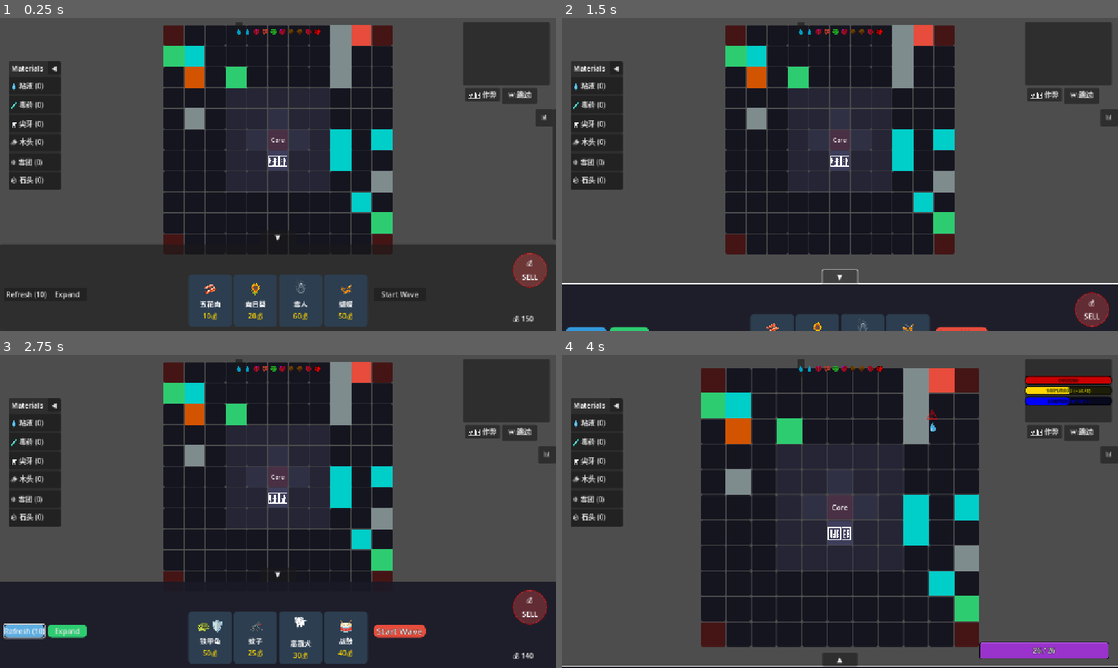
Above: before the commit, frames 1-4 (two rows, left to right).
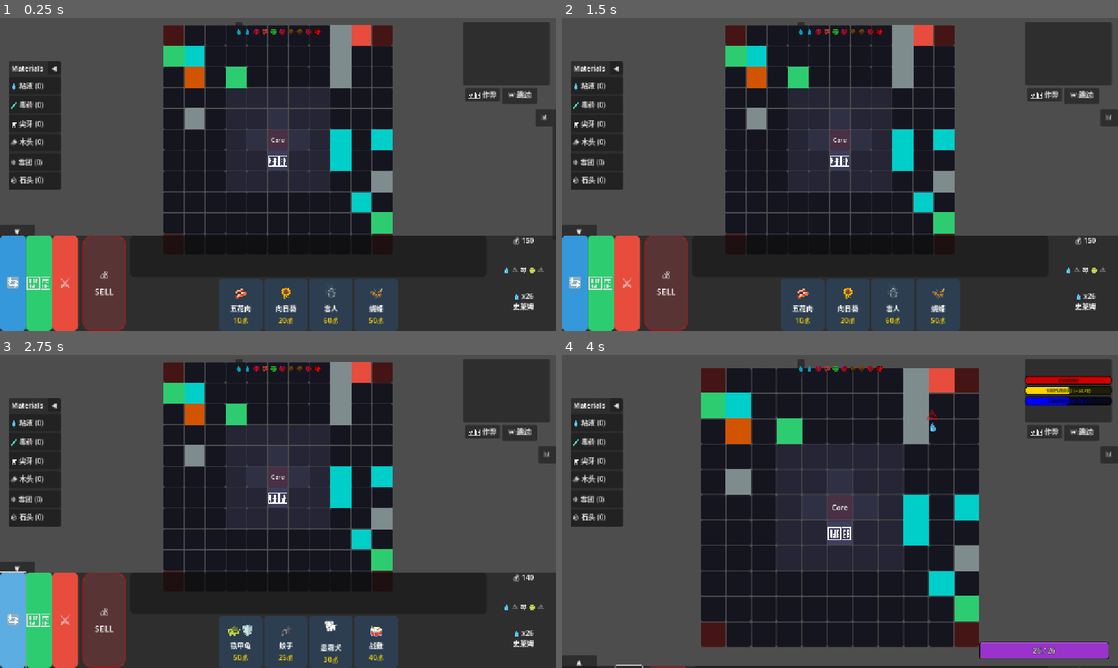
Above: after the commit, the same moments.

Repository: seekerzz/tower-html
Game: Godot game, scene res://src/Scenes/Game/MainGame.tscn
The game is run twice, just before and just after one commit, with the same random seed, the same clock (stepped at 60 frames per second) and the same inputs. The project has no main scene, so this scene is started directly.
Inputs:
- Up to frame 1 (0.25 s): no input
- Up to frame 2 (1.5 s): click "▼" at 0.5 s; click "▲" (after the commit: "▼") at 1.25 s
- Up to frame 3 (2.75 s): click "Refresh (10)" (after the commit: "🔄") at 2 s
- Up to frame 4 (4 s): click "Expand" (after the commit: "🏗️") at 2.75 s; click "Start Wave" (after the commit: "⚔️") at 3.5 s

The runs differ from the first frame. In frame 1, 12% of the frame differs, in the area x 0-100%, y 66-100%; in frame 2, 21%; in frame 3, 13%; in frame 4, 0.7%.

Commit message:
Refactor Shop UI to vertical columns layout with emoji buttons and wave details

Diff:
--- a/src/Scenes/UI/Shop.tscn
+++ b/src/Scenes/UI/Shop.tscn
@@ -1,7 +1,8 @@
-[gd_scene load_steps=2 format=3 uid="uid://shop123"]
+[gd_scene load_steps=4 format=3 uid="uid://shop123"]
 
 [ext_resource type="Script" path="res://src/Scripts/UI/Shop.gd" id="1_shop"]
 [ext_resource type="PackedScene" uid="uid://benchui00001" path="res://src/Scenes/UI/Bench.tscn" id="2_bench"]
+[ext_resource type="Script" path="res://src/Scripts/UI/SellZone.gd" id="3_sell"]
 
 [node name="Shop" type="Control"]
 layout_mode = 3
@@ -9,7 +10,7 @@
 anchor_top = 1.0
 anchor_right = 1.0
 anchor_bottom = 1.0
-offset_top = -200.0
+offset_top = -220.0
 grow_horizontal = 2
 grow_vertical = 0
 script = ExtResource("1_shop")
@@ -22,78 +23,93 @@
 grow_horizontal = 2
 grow_vertical = 2
 
-[node name="BenchContainer" type="HBoxContainer" parent="Panel"]
+[node name="ToggleHandle" type="Button" parent="Panel"]
+layout_mode = 0
+offset_top = -24.0
+offset_right = 80.0
+text = "▼"
+
+[node name="MainLayout" type="HBoxContainer" parent="Panel"]
 layout_mode = 1
-anchors_preset = 5
-anchor_left = 0.5
-anchor_right = 0.5
-offset_left = -175.0
-offset_top = 10.0
-offset_right = 175.0
-offset_bottom = 70.0
+anchors_preset = 15
+anchor_right = 1.0
+anchor_bottom = 1.0
 grow_horizontal = 2
+grow_vertical = 2
 theme_override_constants/separation = 10
+
+[node name="LeftButtons" type="HBoxContainer" parent="Panel/MainLayout"]
+layout_mode = 2
+theme_override_constants/separation = 0
+
+[node name="RefreshButton" type="Button" parent="Panel/MainLayout/LeftButtons"]
+custom_minimum_size = Vector2(60, 0)
+layout_mode = 2
+size_flags_vertical = 3
+text = "🔄"
+
+[node name="ExpandButton" type="Button" parent="Panel/MainLayout/LeftButtons"]
+custom_minimum_size = Vector2(60, 0)
+layout_mode = 2
+size_flags_vertical = 3
+text = "🏗️"
+
+[node name="StartWaveButton" type="Button" parent="Panel/MainLayout/LeftButtons"]
+custom_minimum_size = Vector2(60, 0)
+layout_mode = 2
+size_flags_vertical = 3
+text = "⚔️"
+
+[node name="SellZone" type="PanelContainer" parent="Panel/MainLayout"]
+custom_minimum_size = Vector2(100, 0)
+layout_mode = 2
+size_flags_vertical = 3
+script = ExtResource("3_sell")
+
+[node name="CoreArea" type="VBoxContainer" parent="Panel/MainLayout"]
+layout_mode = 2
+size_flags_horizontal = 3
+
+[node name="BenchPanel" type="PanelContainer" parent="Panel/MainLayout/CoreArea"]
+layout_mode = 2
+size_flags_vertical = 3
+
+[node name="BenchContainer" type="HBoxContainer" parent="Panel/MainLayout/CoreArea/BenchPanel"]
+layout_mode = 2
+size_flags_vertical = 3
 alignment = 1
 
-[node name="Bench" parent="Panel/BenchContainer" instance=ExtResource("2_bench")]
+[node name="Bench" parent="Panel/MainLayout/CoreArea/BenchPanel/BenchContainer" instance=ExtResource("2_bench")]
 layout_mode = 2
-custom_minimum_size = Vector2(340, 60)
 
-[node name="HBoxContainer" type="HBoxContainer" parent="Panel"]
-layout_mode = 1
-anchors_preset = 8
-anchor_left = 0.5
-anchor_top = 0.5
-anchor_right = 0.5
-anchor_bottom = 0.5
-offset_left = -200.0
-offset_top = -20.0
-offset_right = 200.0
-offset_bottom = 80.0
-grow_horizontal = 2
-grow_vertical = 2
+[node name="ShopContainer" type="HBoxContainer" parent="Panel/MainLayout/CoreArea"]
+layout_mode = 2
+size_flags_vertical = 3
 alignment = 1
 
-[node name="GoldLabel" type="Label" parent="Panel"]
-layout_mode = 1
-anchors_preset = 3
-anchor_left = 1.0
-anchor_top = 1.0
-anchor_right = 1.0
-anchor_bottom = 1.0
-offset_left = -100.0
-offset_top = -40.0
-grow_horizontal = 0
-grow_vertical = 0
+[node name="WaveInfo" type="VBoxContainer" parent="Panel/MainLayout"]
+custom_minimum_size = Vector2(150, 0)
+layout_mode = 2
+
+[node name="GoldLabel" type="Label" parent="Panel/MainLayout/WaveInfo"]
+layout_mode = 2
 text = "💰 150"
+horizontal_alignment = 1
 
-[node name="StartWaveButton" type="Button" parent="Panel"]
-layout_mode = 1
-anchors_preset = 5
-anchor_left = 0.5
-anchor_right = 0.5
-offset_left = 220.0
-offset_top = 100.0
-offset_right = 340.0
-offset_bottom = 130.0
-grow_horizontal = 2
-text = "Start Wave"
+[node name="TimelineLabel" type="Label" parent="Panel/MainLayout/WaveInfo"]
+layout_mode = 2
+size_flags_vertical = 3
+text = "Wave Info"
+horizontal_alignment = 1
+vertical_alignment = 1
 
-[node name="RefreshButton" type="Button" parent="Panel"]
-layout_mode = 0
-offset_left = 10.0
-offset_top = 100.0
-offset_right = 100.0
-offset_bottom = 130.0
-text = "Refresh (10)"
+[node name="DetailsLabel" type="RichTextLabel" parent="Panel/MainLayout/WaveInfo"]
+layout_mode = 2
+size_flags_vertical = 3
+bbcode_enabled = true
+text = "[center]Details[/center]"
 
-[node name="ExpandButton" type="Button" parent="Panel"]
-layout_mode = 0
-offset_left = 110.0
-offset_top = 100.0
-offset_right = 200.0
-offset_bottom = 130.0
-text = "Expand"
-
-[connection signal="pressed" from="Panel/StartWaveButton" to="." method="_on_start_wave_button_pressed"]
-[connection signal="pressed" from="Panel/RefreshButton" to="." method="_on_refresh_button_pressed"]
+[connection signal="pressed" from="Panel/ToggleHandle" to="." method="_on_toggle_handle_pressed"]
+[connection signal="pressed" from="Panel/MainLayout/LeftButtons/RefreshButton" to="." method="_on_refresh_button_pressed"]
+[connection signal="pressed" from="Panel/MainLayout/LeftButtons/ExpandButton" to="." method="_on_expand_button_pressed"]
+[connection signal="pressed" from="Panel/MainLayout/LeftButtons/StartWaveButton" to="." method="_on_start_wave_button_pressed"]
--- a/src/Scripts/CombatManager.gd
+++ b/src/Scripts/CombatManager.gd
@@ -32,6 +32,14 @@
 	# Logic from ref.html: const idx = Math.min(types.length - 1, Math.floor((n-1)/2));
 	var idx = min(types.size() - 1, floor((n - 1) / 2.0))
 	return types[int(idx) % types.size()]
+
+func get_wave_preview(wave_num: int) -> Dictionary:
+	var type = get_wave_type(wave_num)
+	var count = 20 + floor(wave_num * 6)
+	return {
+		"type": type,
+		"count": count
+	}
 
 func start_wave_logic():
 	var wave = GameManager.wave
--- a/src/Scripts/UI/Shop.gd
+++ b/src/Scripts/UI/Shop.gd
@@ -5,13 +5,17 @@
 var shop_locked: Array = [false, false, false, false]
 const SHOP_SIZE = 4
 
-@onready var shop_container = $Panel/HBoxContainer
-@onready var gold_label = $Panel/GoldLabel
-@onready var refresh_btn = $Panel/RefreshButton
-@onready var expand_btn = $Panel/ExpandButton
-@onready var start_wave_btn = $Panel/StartWaveButton
-
-var sell_zone = null
+@onready var shop_container = $Panel/MainLayout/CoreArea/ShopContainer
+@onready var bench_panel = $Panel/MainLayout/CoreArea/BenchPanel
+@onready var gold_label = $Panel/MainLayout/WaveInfo/GoldLabel
+@onready var refresh_btn = $Panel/MainLayout/LeftButtons/RefreshButton
+@onready var expand_btn = $Panel/MainLayout/LeftButtons/ExpandButton
+@onready var start_wave_btn = $Panel/MainLayout/LeftButtons/StartWaveButton
+@onready var timeline_label = $Panel/MainLayout/WaveInfo/TimelineLabel
+@onready var details_label = $Panel/MainLayout/WaveInfo/DetailsLabel
+@onready var sell_zone = $Panel/MainLayout/SellZone
+@onready var toggle_handle = $Panel/ToggleHandle
+
 var is_collapsed: bool = false
 var panel_initial_y: float = 0.0
 
@@ -23,26 +27,42 @@
 	GameManager.wave_ended.connect(on_wave_ended)
 	if GameManager.has_signal("wave_reset"):
 		GameManager.wave_reset.connect(on_wave_reset)
+
 	refresh_shop(true)
 	update_ui()
 
-	expand_btn.pressed.connect(_on_expand_button_pressed)
-
-	_create_sell_zone()
-	call_deferred("_setup_collapse_handle")
-
-func _setup_collapse_handle():
 	panel_initial_y = $Panel.position.y
-
-	var handle = Button.new()
-	handle.name = "ToggleHandle"
-	handle.text = "▼"
-	handle.size = Vector2(80, 24)
-	$Panel.add_child(handle)
-
-	# Position at top center, sticking out
-	handle.position = Vector2(($Panel.size.x - handle.size.x) / 2, -handle.size.y)
-	handle.pressed.connect(_on_toggle_handle_pressed)
+	_setup_sell_zone_visuals()
+	_setup_bench_visuals()
+
+func _setup_bench_visuals():
+	var style = StyleBoxFlat.new()
+	style.bg_color = Color(0, 0, 0, 0.3)
+	style.set_corner_radius_all(10)
+	bench_panel.add_theme_stylebox_override("panel", style)
+
+func _setup_sell_zone_visuals():
+	# Configure visual style for Sell Zone (Big Rounded Rect)
+	var style = StyleBoxFlat.new()
+	style.bg_color = Color(1, 0.3, 0.3, 0.2)
+	style.set_corner_radius_all(20)
+	style.border_width_left = 2
+	style.border_width_top = 2
+	style.border_width_right = 2
+	style.border_width_bottom = 2
+	style.border_color = Color(1, 0, 0, 0.5)
+	sell_zone.add_theme_stylebox_override("panel", style)
+
+	# Ensure label exists or add one if needed, though TSCN uses PanelContainer.
+	# The script SellZone.gd attached to it might handle drop logic.
+	# Let's add a label to it for clarity if it doesn't have one.
+	if sell_zone.get_child_count() == 0:
+		var lbl = Label.new()
+		lbl.text = "💰\nSELL"
+		lbl.horizontal_alignment = HORIZONTAL_ALIGNMENT_CENTER
+		lbl.vertical_alignment = VERTICAL_ALIGNMENT_CENTER
+		lbl.add_theme_font_size_override("font_size", 20)
+		sell_zone.add_child(lbl)
 
 func _on_toggle_handle_pressed():
 	if is_collapsed:
@@ -53,35 +73,33 @@
 func collapse_shop():
 	if is_collapsed: return
 	is_collapsed = true
-	var handle = $Panel.get_node_or_null("ToggleHandle")
-	if handle: handle.text = "▲"
+	toggle_handle.text = "▲"
 
 	var tween = create_tween()
 	# Move panel down so only handle is visible at bottom
+	# Since handle is at y = -24 (external top), we want panel top to be at screen bottom.
+	# Actually, if panel moves down by its height, the handle (child) moves with it.
+	# The handle is at -24 relative to Panel.
+	# If Panel moves to Screen Bottom (y + height), handle will be at Screen Bottom - 24.
+	# This keeps handle visible.
 	var target_y = panel_initial_y + $Panel.size.y
 	tween.tween_property($Panel, "position:y", target_y, 0.5).set_trans(Tween.TRANS_SINE).set_ease(Tween.EASE_OUT)
 
 func expand_shop():
 	if !is_collapsed: return
 	is_collapsed = false
-	var handle = $Panel.get_node_or_null("ToggleHandle")
-	if handle: handle.text = "▼"
+	toggle_handle.text = "▼"
 
 	var tween = create_tween()
 	tween.tween_property($Panel, "position:y", panel_initial_y, 0.5).set_trans(Tween.TRANS_SINE).set_ease(Tween.EASE_OUT)
 
-	# Style Panel
-	var panel = $Panel
-	var panel_style = StyleBoxFlat.new()
-	panel_style.bg_color = Color(0.1, 0.1, 0.15, 0.9)
-	panel_style.border_width_top = 2
-	panel_style.border_color = Color("#ffffff")
-	panel.add_theme_stylebox_override("panel", panel_style)
-
-	# Style Buttons
+	# Update styles
+	update_button_styles()
+
+func update_button_styles():
 	apply_button_style(refresh_btn, Color("#3498db")) # Blue
 	apply_button_style(expand_btn, Color("#2ecc71")) # Green
-	apply_button_style(start_wave_btn, Color("#e74c3c"), true) # Red, Main Action
+	apply_button_style(start_wave_btn, Color("#e74c3c"), true) # Red
 
 func apply_button_style(button: Button, color: Color, is_main_action: bool = false):
 	var corner_radius = 12 if is_main_action else 10
@@ -91,11 +109,11 @@
 	style_normal.bg_color = color
 	style_normal.set_corner_radius_all(corner_radius)
 
-	# Hover State (Brighter)
+	# Hover State
 	var style_hover = style_normal.duplicate()
 	style_hover.bg_color = color.lightened(0.2)
 
-	# Pressed State (Darker)
+	# Pressed State
 	var style_pressed = style_normal.duplicate()
 	style_pressed.bg_color = color.darkened(0.2)
 
@@ -103,48 +121,52 @@
 	button.add_theme_stylebox_override("hover", style_hover)
 	button.add_theme_stylebox_override("pressed", style_pressed)
 
-	if is_main_action:
-		# Make it bold/larger. Since we can't easily switch font to bold without resource,
-		# we assume default font or use scale/size.
-		# Increasing font size override.
-		button.add_theme_font_size_override("font_size", 20)
-		# Add outline to make it pop
-		button.add_theme_constant_override("outline_size", 2)
-		button.add_theme_color_override("font_outline_color", Color.BLACK)
-
-func _create_sell_zone():
-	# Create a visual area for selling
-	sell_zone = PanelContainer.new()
-	sell_zone.set_script(load("res://src/Scripts/UI/SellZone.gd"))
-	var lbl = Label.new()
-	lbl.text = "💰\nSELL"
-	lbl.horizontal_alignment = HORIZONTAL_ALIGNMENT_CENTER
-	lbl.vertical_alignment = VERTICAL_ALIGNMENT_CENTER
-	sell_zone.add_child(lbl)
-
-	# Place it to the right of bench or somewhere prominent
-	$Panel.add_child(sell_zone)
-	sell_zone.set_anchors_preset(Control.PRESET_CENTER_RIGHT)
-	sell_zone.position = Vector2($Panel.size.x - 100, 20)
-	sell_zone.custom_minimum_size = Vector2(80, 80)
-	# Remove modulate as we are using StyleBox
-	# sell_zone.modulate = Color(1, 0.5, 0.5)
-	sell_zone.mouse_filter = MOUSE_FILTER_STOP
-
-	# Style Sell Zone
-	var style = StyleBoxFlat.new()
-	style.bg_color = Color(1, 0.3, 0.3, 0.3)
-	style.set_corner_radius_all(40) # Circular for 80x80
-	style.border_width_left = 2
-	style.border_width_top = 2
-	style.border_width_right = 2
-	style.border_width_bottom = 2
-	style.border_color = Color(1, 0, 0, 0.5)
-
-	sell_zone.add_theme_stylebox_override("panel", style)
+	button.add_theme_font_size_override("font_size", 32) # Emoji size
 
 func update_ui():
 	gold_label.text = "💰 %d" % GameManager.gold
+	update_wave_info()
+
+func update_wave_info():
+	if !GameManager.combat_manager: return
+
+	# Global Preview (Timeline)
+	var timeline_text = ""
+	var current_wave = GameManager.wave
+	for i in range(1, 6):
+		var w = current_wave + i
+		var type = GameManager.combat_manager.get_wave_type(w)
+		var icon = "?"
+		if Constants.ENEMY_VARIANTS.has(type):
+			icon = Constants.ENEMY_VARIANTS[type].icon
+		elif type == 'event':
+			icon = "⚠️"
+		elif type == 'boss':
+			icon = "👹"
+		timeline_text += icon + " "
+
+	timeline_label.text = timeline_text.strip_edges()
+
+	# Current Wave Details
+	var preview = GameManager.combat_manager.get_wave_preview(current_wave)
+	var type_key = preview.type
+	var count = preview.count
+
+	# Resolve event/boss specific icon/text
+	var display_icon = "❓"
+	var display_name = type_key.capitalize()
+
+	if Constants.ENEMY_VARIANTS.has(type_key):
+		display_icon = Constants.ENEMY_VARIANTS[type_key].icon
+		display_name = Constants.ENEMY_VARIANTS[type_key].name
+	elif type_key == 'event':
+		display_icon = "⚠️"
+		display_name = "Event"
+	elif type_key == 'boss':
+		display_icon = "👹"
+		display_name = "Boss"
+
+	details_label.text = "[center]%s x%d\n%s[/center]" % [display_icon, count, display_name]
 
 func refresh_shop(force: bool = false):
 	if !force and GameManager.gold < 10: return
@@ -168,18 +190,16 @@
 	for i in range(SHOP_SIZE):
 		create_shop_card(i, shop_items[i])
 
+	# Re-apply styles after refresh logic if needed
+	update_button_styles()
+
 func create_shop_card(index, unit_key):
 	var card = ShopCard.new()
 	card.setup(unit_key)
 	card.custom_minimum_size = Vector2(100, 120)
+	card.size_flags_vertical = Control.SIZE_EXPAND_FILL
 
 	card.card_clicked.connect(func(key): buy_unit(index, key, card))
-
-	# Connect Tooltip signals (ShopCard handles its own mouse_entered/exited for visuals,
-	# but we can also connect for tooltip here or let ShopCard handle it?
-	# ShopCard sets tooltip_text, which is standard Godot tooltip.
-	# But existing code uses GameManager.show_tooltip custom signal.
-	# I should preserve that behavior.)
 
 	card.mouse_entered.connect(func():
 		var proto = Constants.UNIT_TYPES[unit_key]
@@ -188,7 +208,6 @@
 			"range": proto.range,
 			"atk_speed": proto.get("atkSpeed", proto.get("atk_speed", 1.0))
 		}
-		# Need global position. ShopCard is a Control.
 		GameManager.show_tooltip.emit(proto, stats, [], card.get_global_mouse_position())
 	)
 	card.mouse_exited.connect(func(): GameManager.hide_tooltip.emit())
@@ -202,9 +221,8 @@
 		if GameManager.main_game and GameManager.main_game.add_to_bench(unit_key):
 			GameManager.spend_gold(proto.cost)
 			unit_bought.emit(unit_key)
-			# Disable card (visual indication?)
-			card_ref.modulate = Color(0.5, 0.5, 0.5) # Dim it
-			card_ref.mouse_filter = MOUSE_FILTER_IGNORE # Disable clicks
+			card_ref.modulate = Color(0.5, 0.5, 0.5)
+			card_ref.mouse_filter = MOUSE_FILTER_IGNORE
 		else:
 			print("Bench Full")
 	else:
@@ -214,14 +232,14 @@
 	refresh_btn.disabled = true
 	expand_btn.disabled = true
 	start_wave_btn.disabled = true
-	start_wave_btn.text = "Fighting..."
+	start_wave_btn.text = "🚫" # Locked/Fighting
 	collapse_shop()
 
 func on_wave_ended():
 	refresh_btn.disabled = false
 	expand_btn.disabled = false
 	start_wave_btn.disabled = false
-	start_wave_btn.text = "Start Wave"
+	start_wave_btn.text = "⚔️"
 	refresh_shop(true)
 	expand_shop()
 
@@ -229,8 +247,7 @@
 	refresh_btn.disabled = false
 	expand_btn.disabled = false
 	start_wave_btn.disabled = false
-	start_wave_btn.text = "Start Wave"
-	# Do not refresh shop on retry
+	start_wave_btn.text = "⚔️"
 
 func _on_start_wave_button_pressed():
 	GameManager.start_wave()
@@ -241,6 +258,3 @@
 func _on_expand_button_pressed():
 	if GameManager.grid_manager:
 		GameManager.grid_manager.toggle_expansion_mode()
-
-# Drag and Drop for Shop (Sell)
-# Delegated to SellZone.gd
